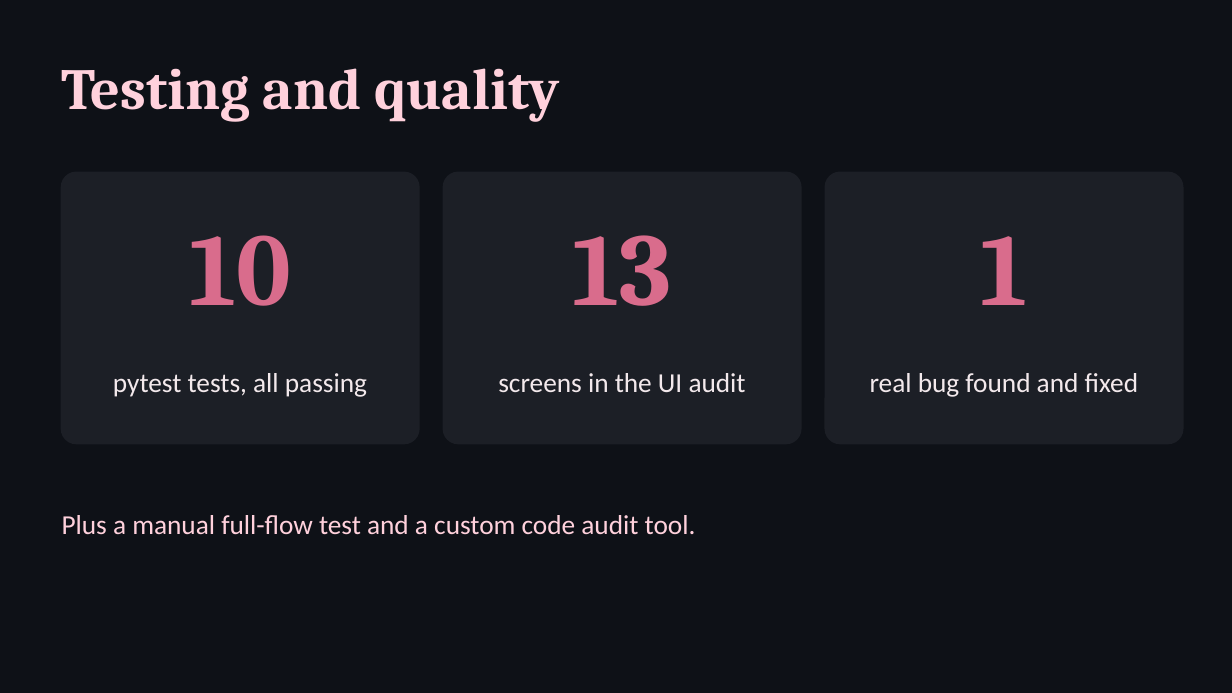
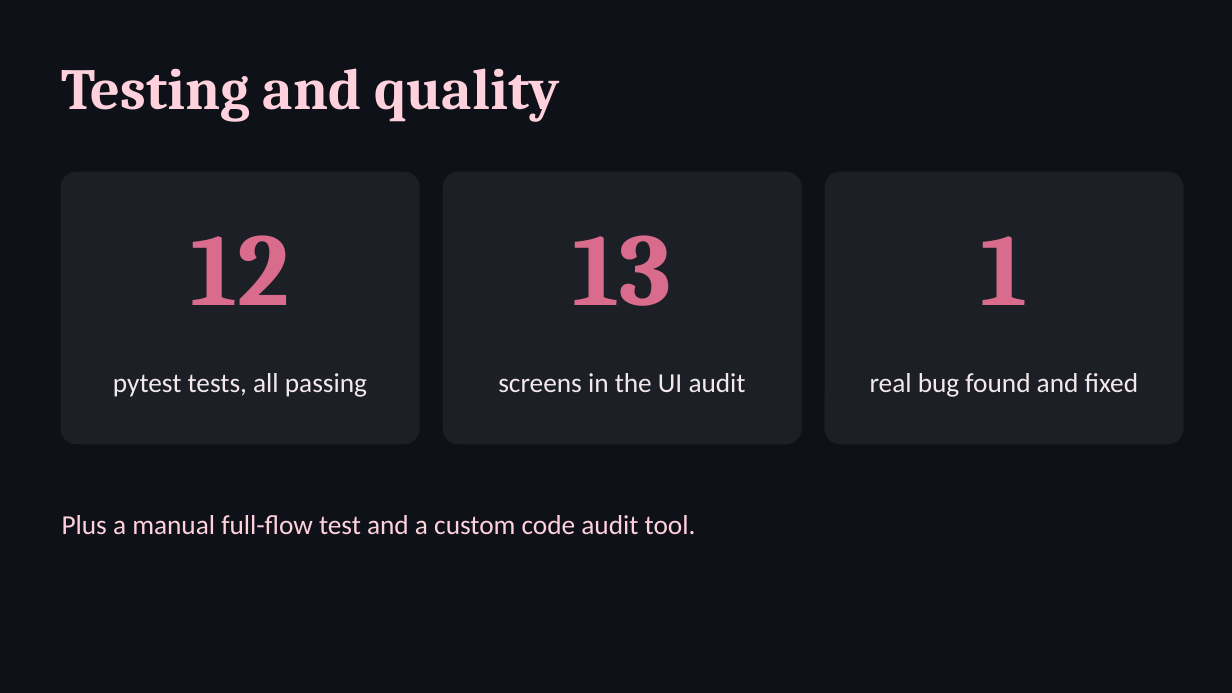
Before and after one commit to RashiSharma-dev/ai-fashion-stylist, a slide deck: slide 10 of docs/presentation.pptx. Drawn at 1232x693 pixels with LibreOffice and Linux fonts; fonts in the diff are those of the drawing. Boxes give left, top, right and bottom in pixels: in the first picture for what was removed or moved away, otherwise in the second. Text is boxed around its words. In the diff, an @@ line names an element or a change of style, - is before the commit and + after.

```diff
--- a/docs/presentation.pptx
+++ b/docs/presentation.pptx
@@ text at box(191, 235, 290, 305): text changed @@
-10
+12
```
Also in this commit, not shown: 1 other slide changed, 1 other file.
